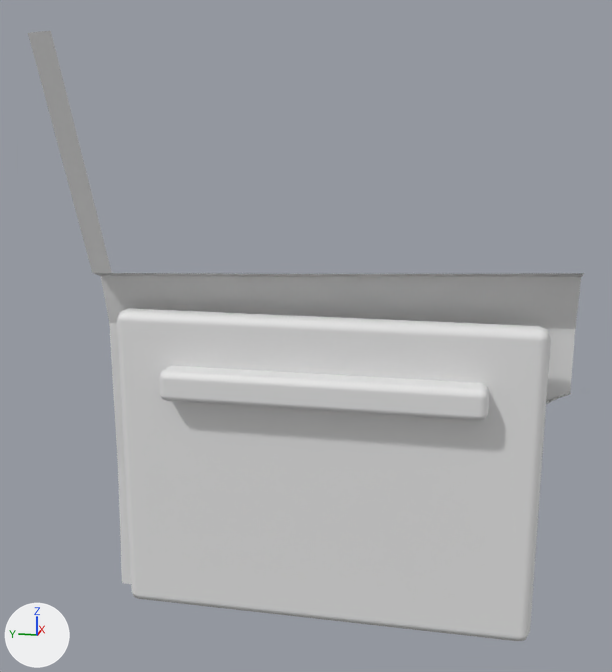
One commit to the OBJ model realweather/src/main/resources/assets/realweather/models/vehicle/sport/door_rr.obj: the scene before it, then after it.
Before and after are seen from a 50 mm lens placed at (-1.578, -0.715, 1.236), pointed at (-0.12, -0.423, 0.871). Arrows for +X, +Y and +Z are at lower left; the lights stay in place. The first picture is the older version. Materials are left out; every surface is plain grey. Where no turn or scale is listed for an object, it has been applied to the vertices.

Names of what the first picture shows: 'door_rr'.
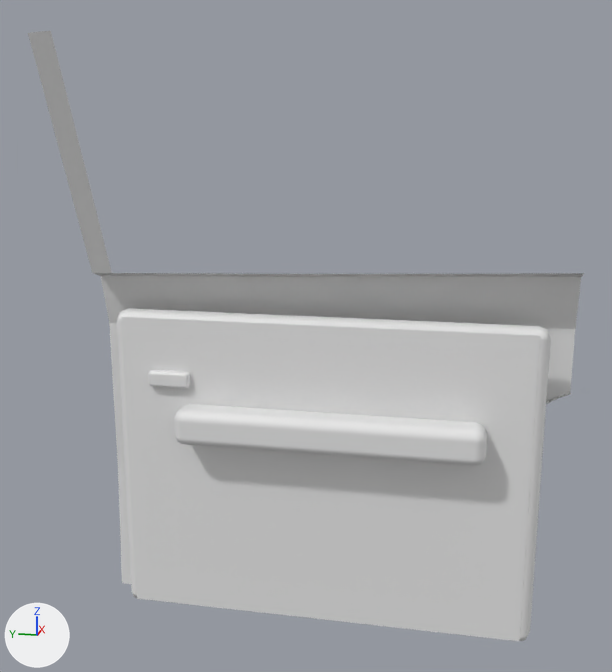
Where the change shows, as pixel boxes [x1, y1, x2, y2] in the pictures (612 x 672 px):
```json
{"part": 1, "of": "me_door_rr", "change": "added", "after": [148, 370, 190, 388]}
{"part": 2, "of": "me_door_rr", "change": "added", "after": [174, 404, 487, 466]}
{"part": 3, "of": "me_door_rr", "change": "cut back", "before": [159, 366, 489, 421], "after": [122, 317, 540, 641]}
```

The change, as JSON lines over the scene's bpy script:
```json
{"block": "me_door_rr", "where": "# used by ob_door_rr; location = (0.0, 0.0, 0.0)"}
{"op": "remove", "block": "me_door_rr", "code": "me_door_rr.from_pydata(...)  # 249 vertices, 209 faces; spans x -0.264..0.015, y -0.9..0.0, z 0.28..1.385"}
{"op": "add", "block": "me_door_rr", "code": "me_door_rr.from_pydata(...)  # 309 vertices, 264 faces; spans x -0.264..0.015, y -0.9..0.0, z 0.28..1.385"}
{"block": "me_door_rr", "change": "me_door_rr part 1: a new loose piece of 56 vertices spanning x -0.13..-0.11, y -0.2..-0.12, z 0.76..0.79"}
{"block": "me_door_rr", "change": "me_door_rr part 2: a new loose piece of 56 vertices spanning x -0.175..-0.105, y -0.75..-0.18, z 0.66..0.73"}
{"block": "me_door_rr", "change": "me_door_rr part 3"}
{"block": "me_door_rr", "change": "56 vertices are removed from x -0.16..-0.1, y -0.75..-0.15, z 0.74..0.8"}
{"block": "me_door_rr", "change": "54 faces are deleted"}
{"block": "me_door_rr", "change": "4 vertices are added at (-0.116, -0.07, 0.3), (-0.116, -0.83, 0.3), (-0.116, -0.83, 0.89), (-0.116, -0.07, 0.89)"}
{"block": "me_door_rr", "change": "1 new face joins them"}
```
